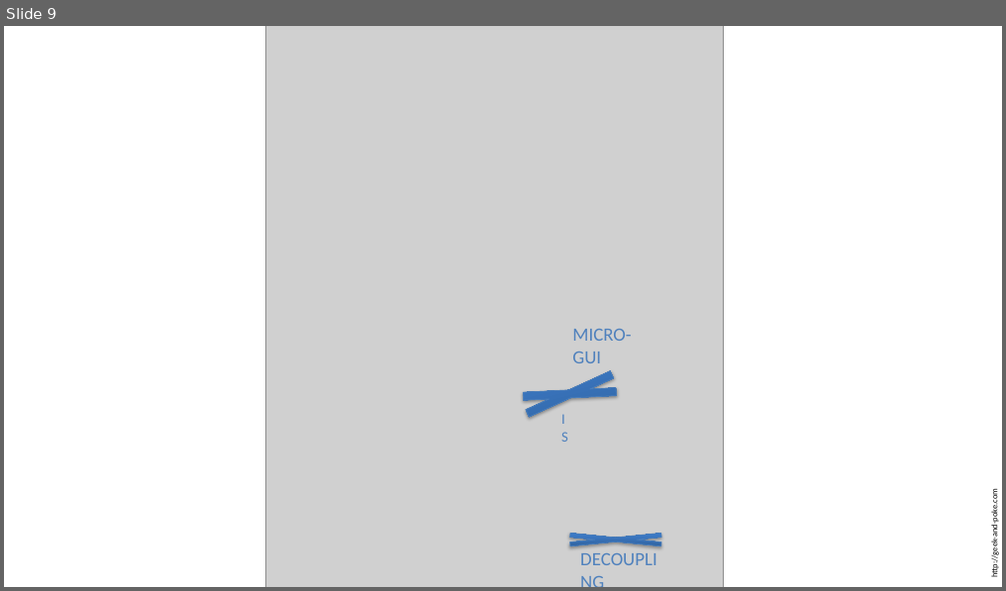
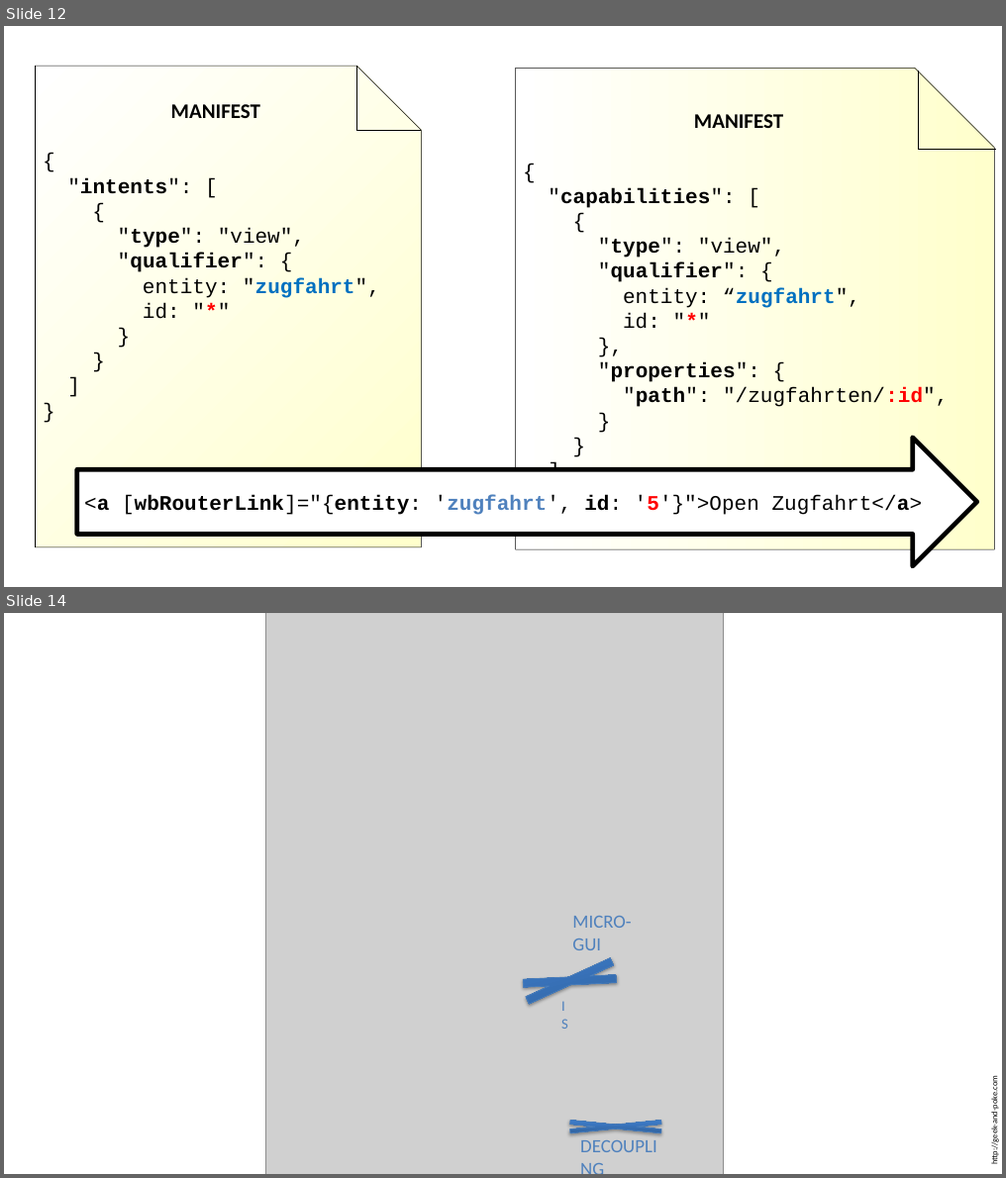
Before and after one commit to simoneggler/bat42, a slide deck: presentation-scion-workbench-bat42.pptx. Shown one above the other, each under a label of ours: slide 9 before the commit, slides 12 and 14 after it; the slides between them are not shown. The pictures are 1006x591 and 1006x1178 pixels, drawn with LibreOffice and Linux fonts; fonts in the diff are those of the drawing; grey boxes stand for pictures; background and template pictures are left out. Boxes give left, top, right and bottom in pixels: in the first picture for what was removed or moved away, otherwise in the second. Text is boxed around its words. In the diff, an @@ line names an element or a change of style, - is before the commit and + after.

```diff
--- a/presentation-scion-workbench-bat42.pptx
+++ b/presentation-scion-workbench-bat42.pptx
@@ slide 12 added at [4,26,1002,587], background #FFFFFF @@
@@ snip rect added at [36,66,422,548], fill gradient #FFFFFF to #FFFFCC, outline #000000 0.5 pt, 20 pt, text #000000 @@
+MANIFEST
+{
+"intents": [
+{
+"type": "view",
+"qualifier": {
+entity: "zugfahrt",
+id: "*"
+}
+}
+]
+}
@@ line added from (356, 66) to (356, 131), #000000 0.5 pt @@
@@ snip rect added at [515,68,994,550], fill gradient #FFFFFF to #FFFFCC, outline #000000 0.5 pt, 20 pt, text #000000 @@
+MANIFEST
+{
+"capabilities": [
+{
+"type": "view",
+"qualifier": {
+entity: “zugfahrt",
+id: "*"
+},
+"properties": {
+"path": "/zugfahrten/:id",
+}
+}
+]
+}
@@ line added from (918, 71) to (918, 149), #000000 0.5 pt @@
@@ line added from (421, 131) to (356, 131), #000000 0.5 pt @@
@@ line added from (996, 149) to (918, 149), #000000 0.5 pt @@
@@ right arrow added at [77,438,977,567], fill #FFFFFF, outline #000000 4.5 pt, 20 pt, text #000000 @@
+<a [wbRouterLink]="{entity: 'zugfahrt', id: '5'}">Open Zugfahrt</a>
@@ what was slide 9 is now slide 14 @@
```
Also in this commit, not shown: 3 slides changed, 4 other slides added.
